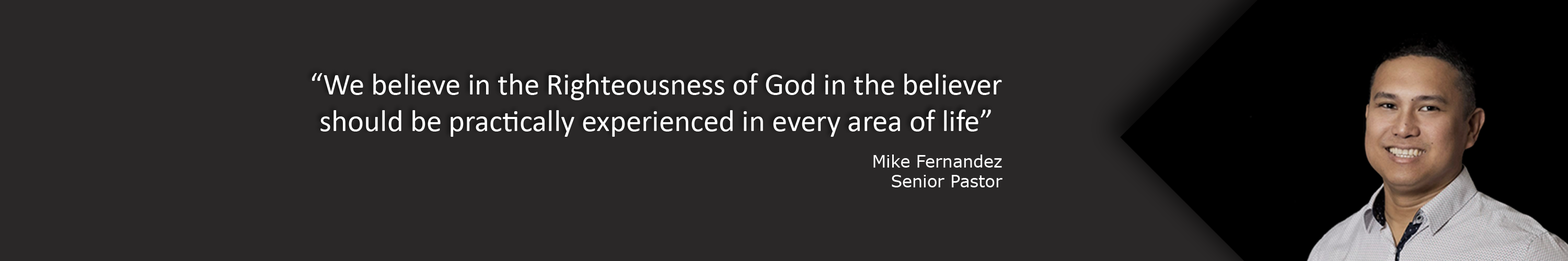
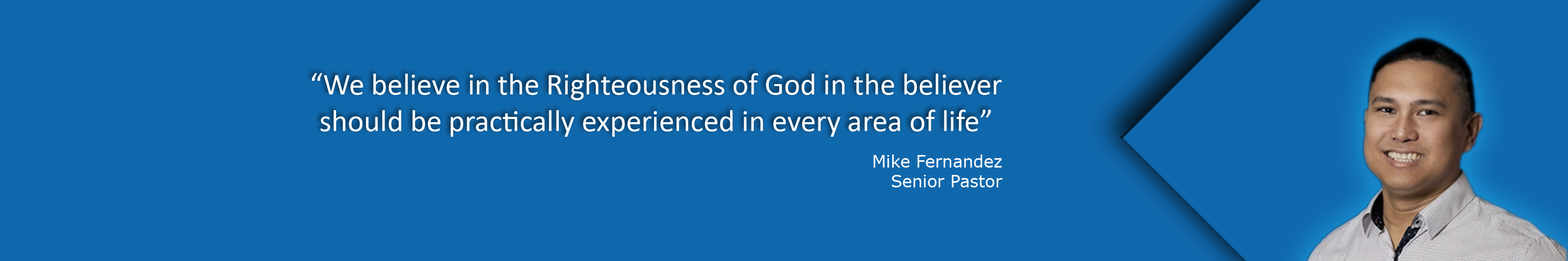
Layered file, before and after one edit (1568 x 261). Changes by layer:
painted on "Layer 2" over [left=1246, top=32, right=1568, bottom=261]
painted on "Shape 1" over [left=1120, top=0, right=1568, bottom=261]
